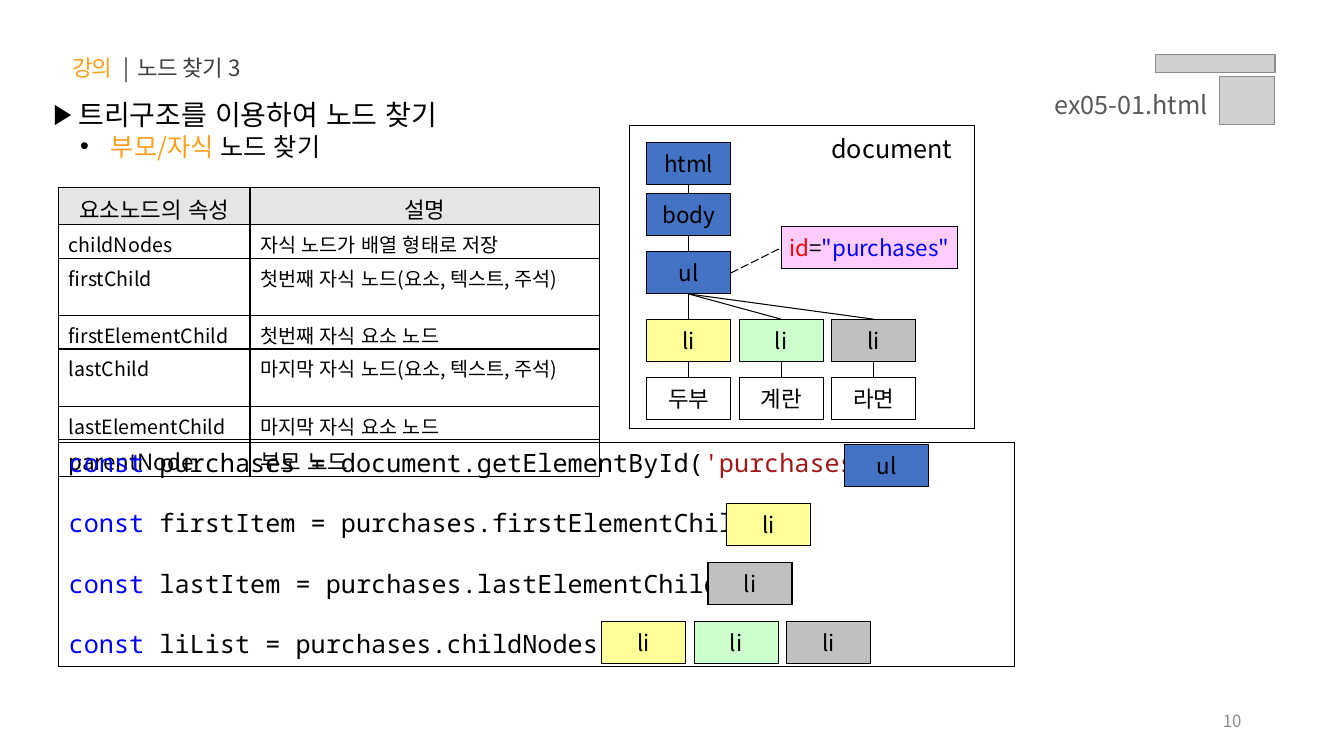
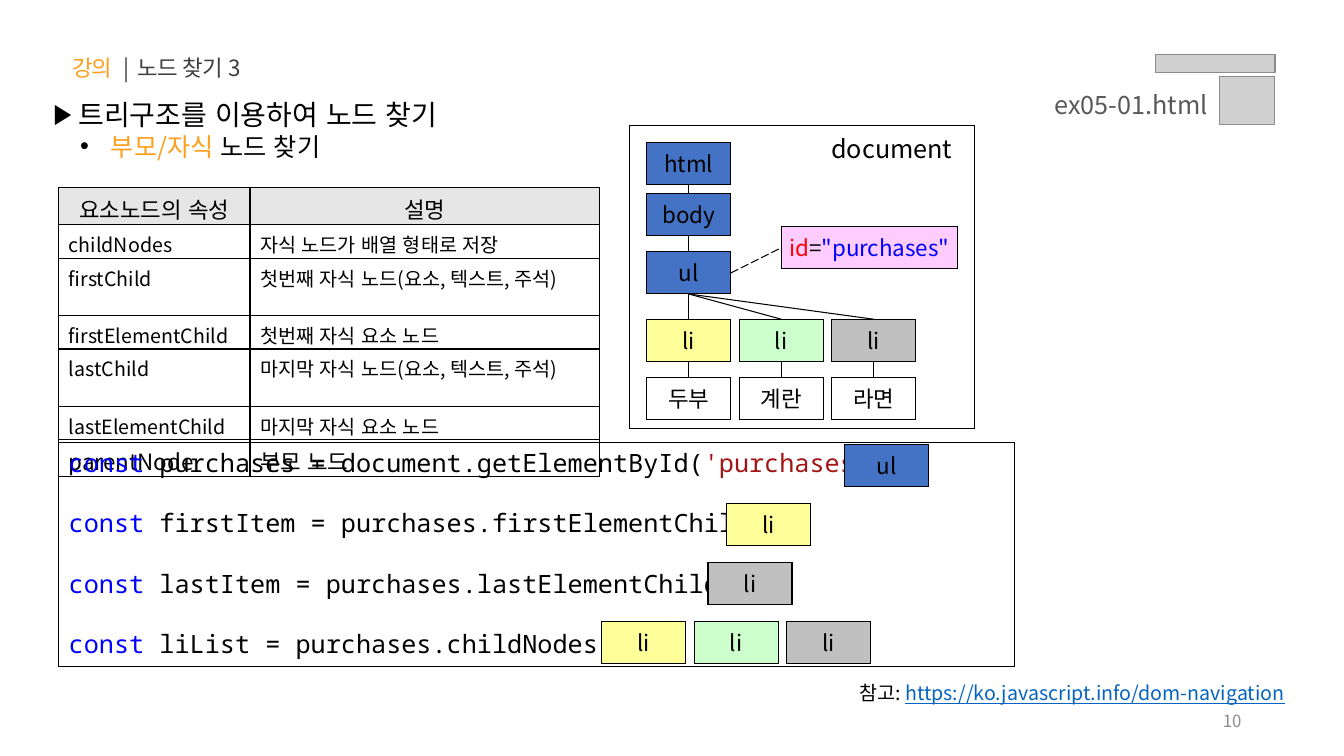
Before and after one commit to yebin-jeong/learn-js, a slide deck: slide 10 of PPT/05.자바스크립트 - 클라이언트 사이드(Event, DOM, Ajax, Web APIs).pptx. Drawn at 1344x756 pixels with LibreOffice and Linux fonts; fonts in the diff are those of the drawing; grey boxes stand for pictures. Boxes give left, top, right and bottom in pixels: in the first picture for what was removed or moved away, otherwise in the second. Text is boxed around its words. In the diff, an @@ line names an element or a change of style, - is before the commit and + after.

```diff
--- a/PPT/05.자바스크립트 - 클라이언트 사이드(Event, DOM, Ajax, Web APIs).pptx
+++ b/PPT/05.자바스크립트 - 클라이언트 사이드(Event, DOM, Ajax, Web APIs).pptx
@@ text added at (859,683,1284,705), 14 pt, text #0563C1, underline @@
+참고: https://ko.javascript.info/dom-navigation
```
Also in this commit, not shown: 32 other slides changed.
